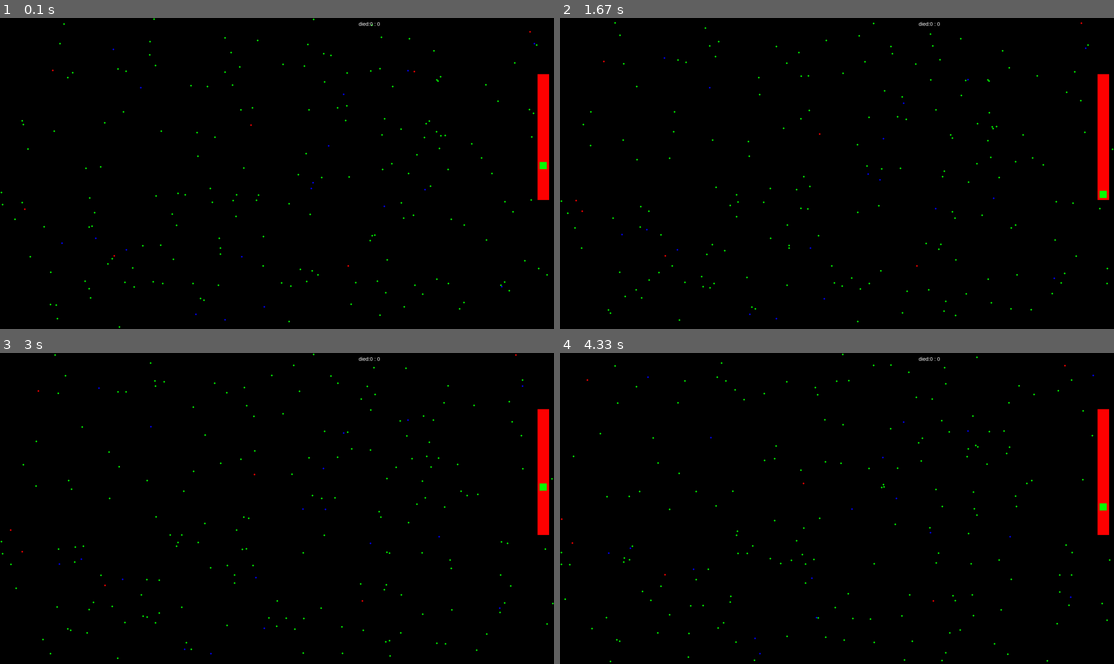
Above: before the commit, frames 1-4 (two rows, left to right).
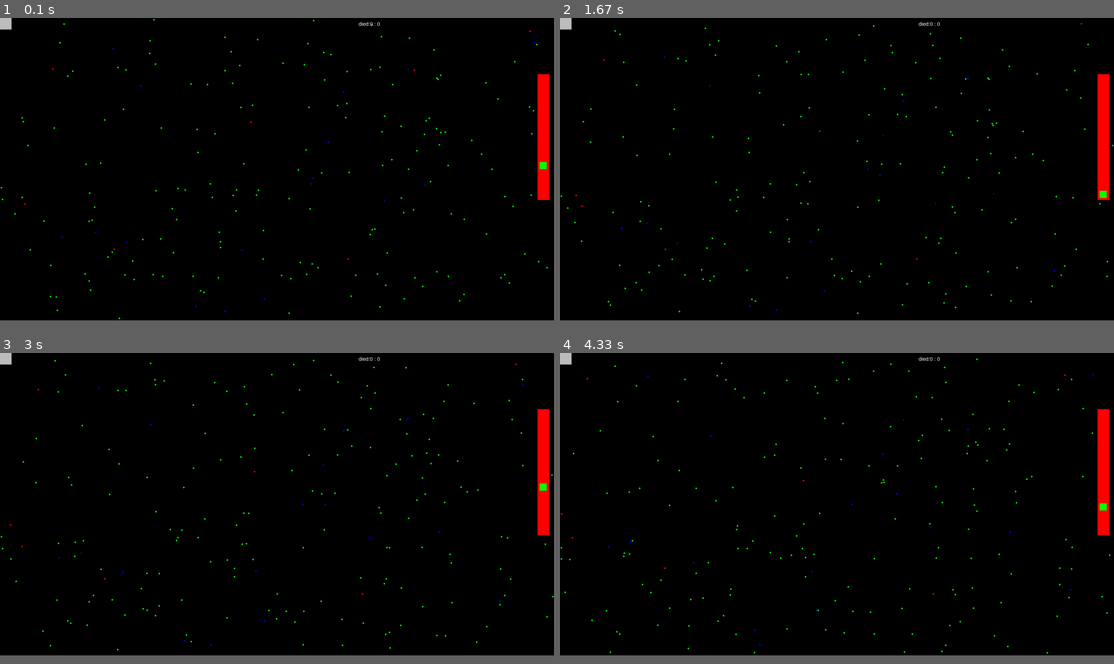
Above: after the commit, the same moments.

Repository: fleron19/PygameProject
Game: pygame game, started from main.py
Two runs of this game, one before a commit and one after it. Both use one fixed random seed, a clock stepped at 60 frames per second and the inputs below.
Inputs (mouse positions are in pixels of both pictures, inside the frame that each line leads up to):
- Up to frame 1 (0.1 s): no input
- Up to frame 2 (1.67 s): press the mouse at (1102, 164) at 0.37 s; move the mouse to (958, 126) at 0.47 s; release the mouse at (814, 86) at 0.6 s; press the mouse at (1102, 86) at 0.7 s; move the mouse to (870, 170) at 0.8 s; release the mouse at (643, 254) at 0.93 s
- Up to frame 3 (3 s): press the mouse at (542, 530) at 2.03 s; move the mouse to (304, 511) at 2.13 s; release the mouse at (72, 496) at 2.27 s; press the mouse at (542, 496) at 2.87 s; move the mouse to (476, 486) at 2.97 s
- Up to frame 4 (4.33 s): release the mouse at (975, 477) at 3.1 s; press the mouse at (1102, 477) at 3.7 s; move the mouse to (886, 492) at 3.8 s; release the mouse at (670, 505) at 3.93 s
The window is 900x506 before the commit and 900x492 after it. Grey fills any space a smaller window leaves; there, only what the larger window draws over its background counts as a difference.

The runs differ from the first frame. In frame 1, 0.8% of the frame differs, in the area x 0-99%, y 0-100%; in frame 2, 0.8%; in frame 3, 0.8%, in the area x 0-100%, y 0-99%; in frame 4, 0.8%.

Commit message:
Update main.py
step1

Diff:
--- a/main.py
+++ b/main.py
@@ -35,23 +35,39 @@
             self.color = "BLUE"
         self.name = name
         self.count = 0
+        self.passenger = 0
 
     def change_coords(self):  # функция, просчитывающая движение и изменяющая направление
         global v
-        r, r1 = randrange(0, 101), randrange(0, 101)
-        if r % 33 == 0 and r1 % 15 == 0 or (self.direction[0] == 0 and self.direction[1] == 0 and r % 50 == 0):
-            self.direction = self.rand_dir()
-        if self.coord[0] + self.direction[0] * v / 1000 < radius:
-            self.direction[0] = 1
-        elif self.coord[0] + self.direction[0] * v / 1000 > width - radius:
-            self.direction[0] = -1
+        self.cheak_airport()
+        if self.passenger == 1:
+            self.direction = [((0 + 40) // 2 - self.coord[0]) // abs((0 + 40) // 2 - self.coord[0]),
+                              ((0 + 40) // 2 - self.coord[1]) // abs((0 + 40) // 2 - self.coord[1])]
+        if self.passenger == 2:
+            self.direction = [5, 0]
+        else:
+            r, r1 = randrange(0, 101), randrange(0, 101)
+            if r % 33 == 0 and r1 % 15 == 0 or (self.direction[0] == 0 and self.direction[1] == 0 and r % 50 == 0):
+                self.direction = self.rand_dir()
+            if self.coord[0] + self.direction[0] * v / 1000 < radius:
+                self.direction[0] = 1
+            elif self.coord[0] + self.direction[0] * v / 1000 > width - radius:
+                self.direction[0] = -1
+            if self.coord[1] + self.direction[1] * v / 1000 < radius + 15:
+                self.direction[1] = 1
+            elif self.coord[1] + self.direction[1] * v / 1000 > height - radius:
+                self.direction[1] = -1
+        self.coord[1] = self.coord[1] + self.direction[1] * v / 1000
         self.coord[0] = self.coord[0] + self.direction[0] * v / 1000
-        if self.coord[1] + self.direction[1] * v / 1000 < radius:
-            self.direction[1] = 1
-        elif self.coord[1] + self.direction[1] * v / 1000 > height - radius:
-            self.direction[1] = -1
-        self.coord[1] = self.coord[1] + self.direction[1] * v / 1000
         self.renderman()
+
+    def cheak_airport(self):
+        if self.coord[0] > 0 and self.coord[0] < 40 and self.coord[1] > 0 and self.coord[
+            1] < 40 and self.passenger == 0:
+            self.passenger = 1
+        if self.coord[0] > (0 + 40) // 2 - 2 and self.coord[0] < (0 + 40) // 2 + 2 and self.coord[1] > (
+                0 + 40) // 2 - 2 and self.coord[1] < (0 + 40) // 2 + 2:
+            self.passenger = 2
 
     def rand_dir(self):  # функция, которая задаёт случайное направление
         self.xd, self.yd = randrange(-1, 2), randrange(-1, 2)
@@ -62,7 +78,7 @@
 
 
 if __name__ == '__main__':
-    virus = virus("простой вирус", 50, 75, 15, 0)
+    virus = virus("простой вирус", 50, 50, 15, 0)
     pygame.init()
     slpress = False
     radius = 3
@@ -73,9 +89,9 @@
     y = 500
     xcd = 0
     ycd = 0
-    size = width, height = 1920, 1080
+    size = width, height = 1920, 1050
     screen = pygame.display.set_mode(size)
-    pygame.display.set_caption("игла вилус")
+    pygame.display.set_caption("игра вирус")
     running = True
     h = [0, 0]
     fps = 100
@@ -113,6 +129,7 @@
         screen.fill((0, 0, 0))
         pygame.draw.rect(screen, 'RED', (1863, 195, 40, 437))
         pygame.draw.rect(screen, 'GREEN', (x, y, 25, 25))
+        pygame.draw.rect(screen, 'GRAY', (0, 0, 40, 40))
         for man in people:
             man.change_coords()
             if man.color == "RED":
